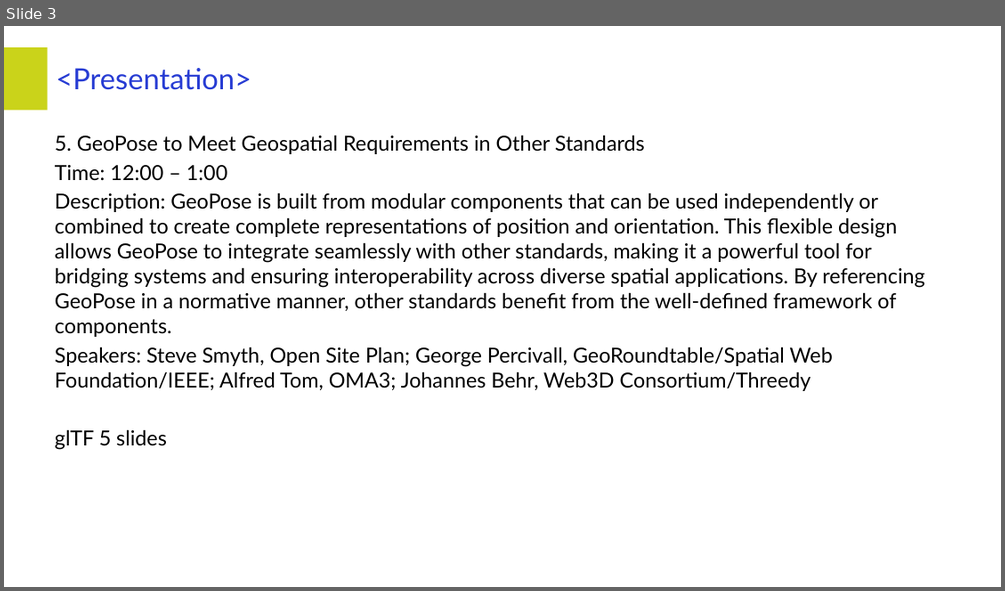
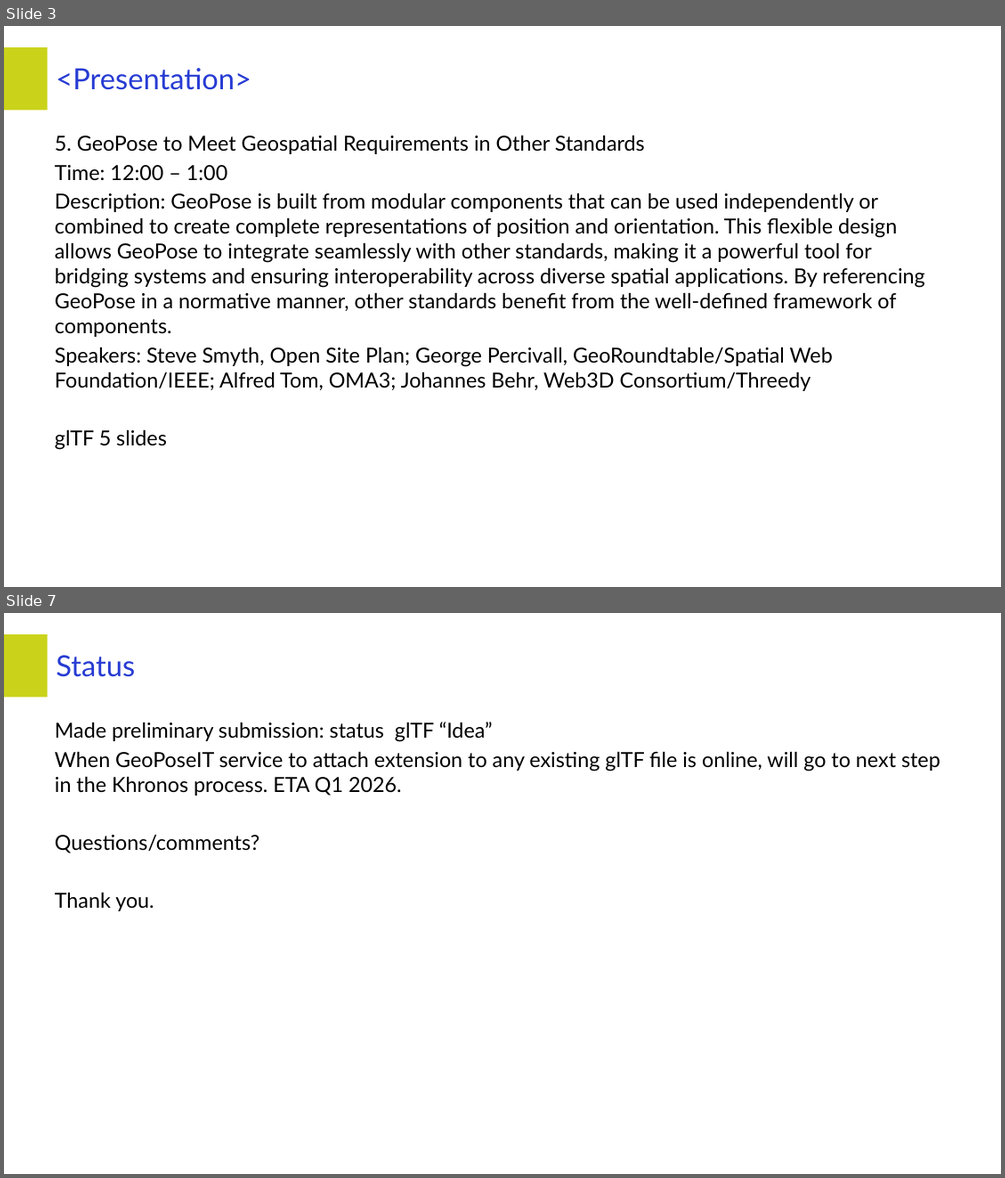
Before and after one commit to opengeospatial/GeoPose, a slide deck: Presentations/2025_Summit/2025_Oct_27_Summit_Standards_glTF.pptx. Shown one above the other, each under a label of ours: slide 3 before the commit, slides 3 and 7 after it; the slides between them are not shown. The pictures are 1005x591 and 1005x1178 pixels, drawn with LibreOffice and Linux fonts; fonts in the diff are those of the drawing; background and template pictures are left out. Boxes give left, top, right and bottom in pixels: in the first picture for what was removed or moved away, otherwise in the second. Text is boxed around its words. In the diff, an @@ line names an element or a change of style, - is before the commit and + after.

```diff
--- a/Presentations/2025_Summit/2025_Oct_27_Summit_Standards_glTF.pptx
+++ b/Presentations/2025_Summit/2025_Oct_27_Summit_Standards_glTF.pptx
@@ slide 7 added at box(4, 613, 1001, 1174), background #FFFFFF; not listed: 1 template element that a slide beside it also shows @@
@@ title added at box(56, 655, 135, 677), 42 pt, text #263BD3 @@
+Status
@@ text added at box(55, 722, 940, 911), 30 pt, text #000000 @@
+Made preliminary submission: status glTF “Idea”
+When GeoPoseIT service to attach extension to any existing glTF file is online, will go to next step in the Khronos process. ETA Q1 2026.
+Questions/comments?
+Thank you.
```
Also in this commit, not shown: 3 other slides added, 2 slides removed.
